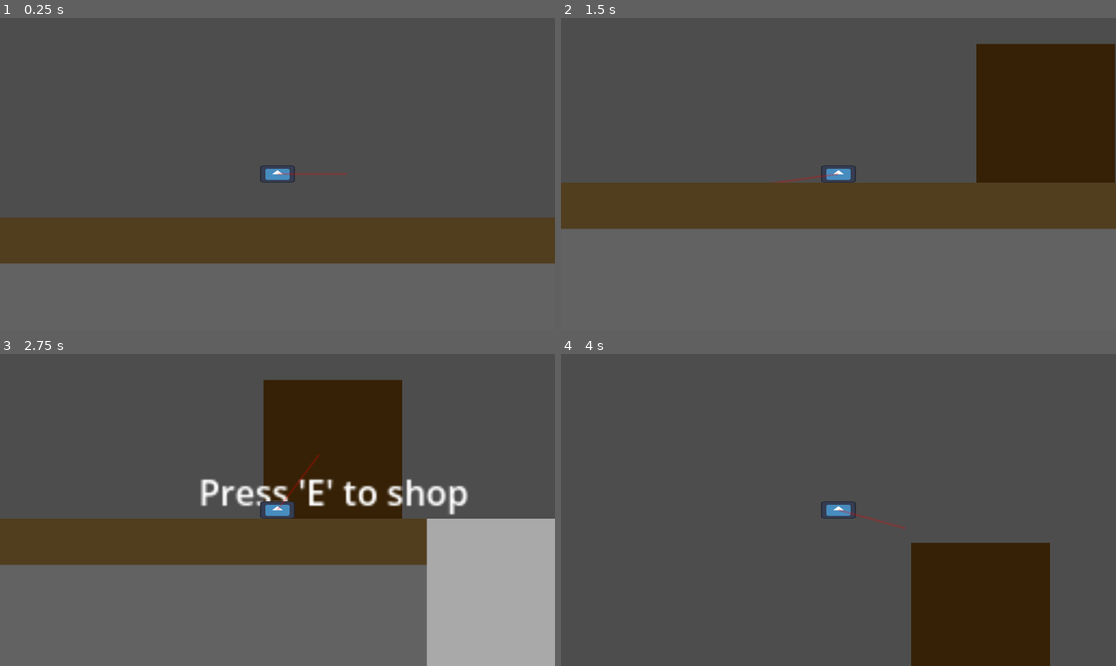
Above: before the commit, frames 1-4 (two rows, left to right).
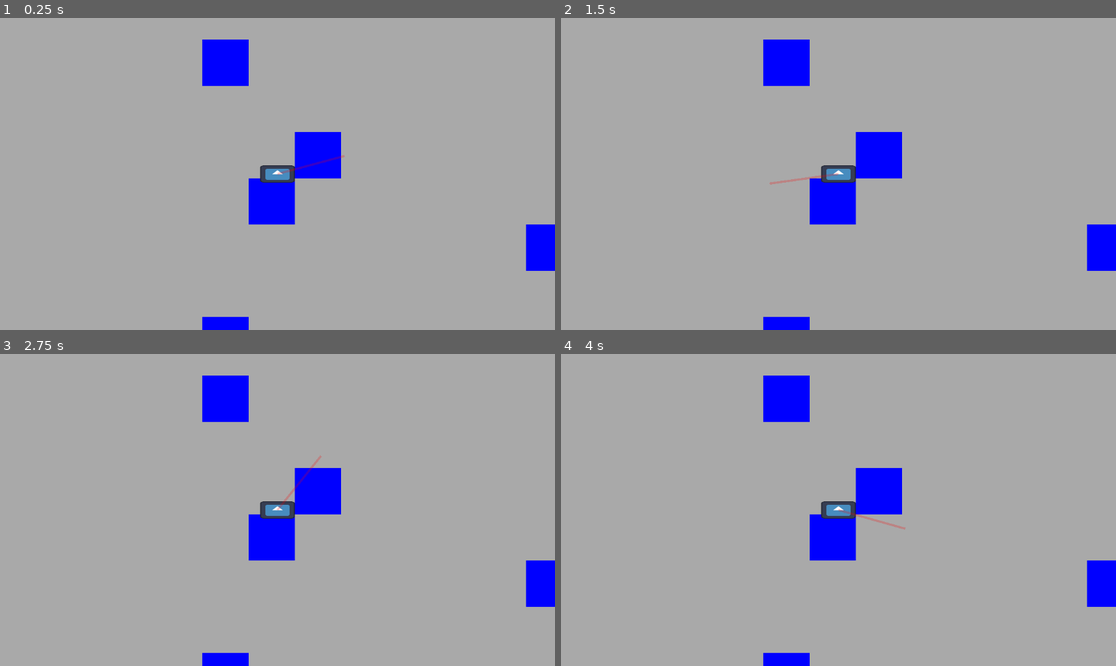
Above: after the commit, the same moments.

Repository: Vryllon/Meow_Miners
Game: Godot game, scene res://Scenes/levels/lobby.tscn
Two runs of this game, one before a commit and one after it. Both use one fixed random seed, a clock stepped at 60 frames per second and the inputs below. The project has no main scene, so this scene is started directly. The engine's default icon, where the game draws it, is replaced by a stand-in: a white triangle on a blue panel in a dark square.
Inputs (mouse positions are in pixels of both pictures, inside the frame that each line leads up to):
- Up to frame 1 (0.25 s): no input
- Up to frame 2 (1.5 s): move the mouse to (960, 158) at 0.52 s; hold Right (move_right) 0.53-1.28 s; hold E (interact) 0.53-1.28 s; move the mouse to (727, 189) at 1.27 s; hold S (move_down) from 1.28 s (still down); click (727, 189) at 1.35 s
- Up to frame 3 (2.75 s): tap Enter at 2 s; move the mouse to (333, 441) at 2.02 s; release S (move_down) at 2.03 s; hold Right (move_right) from 2.03 s (still down); hold E (interact) from 2.03 s (still down)
- Up to frame 4 (4 s): move the mouse to (810, 572) at 2.77 s; release Right (move_right) at 2.78 s; release E (interact) at 2.78 s; hold W (move_up) 2.78-3.53 s; click (810, 572) at 2.85 s; move the mouse to (1005, 556) at 3.52 s; hold A (move_left) from 3.53 s (still down); hold E (interact) from 3.53 s (still down)

The runs differ from the first frame. In frame 1, 100% of the frame differs, in the area x 0-100%, y 0-100%; in frame 2, 100%; in frame 3, 89%; in frame 4, 100%.

Commit message:
Changed Mining Area
Changed the mining area to be a square more fit for top down mining so adjusted borders. Also changed the background to be solid since depth is no longer a factor

Diff:
--- a/meow-miners/Scenes/Areas/Mining/mining_area.tscn
+++ b/meow-miners/Scenes/Areas/Mining/mining_area.tscn
@@ -2,42 +2,26 @@
 
 [ext_resource type="Script" uid="uid://b3qori12yrbks" path="res://Scripts/Areas/Mining/mining_area.gd" id="1_3h3yr"]
 
-[sub_resource type="Gradient" id="Gradient_kkje2"]
-colors = PackedColorArray(0.16666663, 0.5, 0, 1, 0.5, 0, 0.008333206, 1)
+[sub_resource type="Gradient" id="Gradient_nfokm"]
+offsets = PackedFloat32Array(0)
+colors = PackedColorArray(0.2991906, 0.23420873, 0.15614676, 1)
 
-[sub_resource type="GradientTexture2D" id="GradientTexture2D_3h3yr"]
-gradient = SubResource("Gradient_kkje2")
+[sub_resource type="GradientTexture2D" id="GradientTexture2D_0lmff"]
+gradient = SubResource("Gradient_nfokm")
 
-[sub_resource type="Gradient" id="Gradient_3h3yr"]
-colors = PackedColorArray(0.3862508, 0.38625085, 0.38625085, 1, 0.11415807, 0.11415809, 0.11415807, 1)
-
-[sub_resource type="GradientTexture2D" id="GradientTexture2D_nfokm"]
-gradient = SubResource("Gradient_3h3yr")
-
-[sub_resource type="RectangleShape2D" id="RectangleShape2D_3h3yr"]
-size = Vector2(64, 1)
+[sub_resource type="ConcavePolygonShape2D" id="ConcavePolygonShape2D_3h3yr"]
+segments = PackedVector2Array(32, 32, 32, -32, -32, 32, 32, 32, -32, -32, 32, -32, -32, -32, -32, 32)
 
 [node name="Mining_Area" type="Node2D" unique_id=605624765]
 rotation = 1.5707964
 script = ExtResource("1_3h3yr")
 
-[node name="Background" type="Sprite2D" parent="." unique_id=2011243076]
-scale = Vector2(250, 25)
-texture = SubResource("GradientTexture2D_3h3yr")
+[node name="Map" type="StaticBody2D" parent="." unique_id=1738739877]
+scale = Vector2(100, 100)
 
-[node name="Walls" type="Sprite2D" parent="." unique_id=1805839777]
-show_behind_parent = true
-scale = Vector2(250, 250)
-texture = SubResource("GradientTexture2D_nfokm")
+[node name="Background" type="Sprite2D" parent="Map" unique_id=2011243076]
+texture = SubResource("GradientTexture2D_0lmff")
 
-[node name="Left_Wall" type="StaticBody2D" parent="Walls" unique_id=563748987]
-position = Vector2(0, 3.7)
-
-[node name="CollisionShape2D" type="CollisionShape2D" parent="Walls/Left_Wall" unique_id=1403696837]
-shape = SubResource("RectangleShape2D_3h3yr")
-
-[node name="Right_Wall" type="StaticBody2D" parent="Walls" unique_id=178693677]
-position = Vector2(0, -3.7)
-
-[node name="CollisionShape2D" type="CollisionShape2D" parent="Walls/Right_Wall" unique_id=1206025715]
-shape = SubResource("RectangleShape2D_3h3yr")
+[node name="CollisionShape2D" type="CollisionShape2D" parent="Map" unique_id=1744980971]
+shape = SubResource("ConcavePolygonShape2D_3h3yr")
+one_way_collision_margin = 0.0
--- a/meow-miners/Scenes/levels/lobby.tscn
+++ b/meow-miners/Scenes/levels/lobby.tscn
@@ -3,16 +3,6 @@
 [ext_resource type="PackedScene" uid="uid://gtsqfgxfi0sy" path="res://Scenes/Characters/player.tscn" id="1_b7rcr"]
 [ext_resource type="PackedScene" uid="uid://cvhe3r4kwk3ky" path="res://Scenes/Areas/Mining/mining_area.tscn" id="1_fmxxw"]
 [ext_resource type="PackedScene" uid="uid://4lcolas6fsjn" path="res://Scenes/Areas/Shop/shop.tscn" id="3_1dxtr"]
-
-[sub_resource type="RectangleShape2D" id="RectangleShape2D_3ggjv"]
-size = Vector2(64, 64)
-
-[sub_resource type="Gradient" id="Gradient_k2gmi"]
-offsets = PackedFloat32Array(0)
-colors = PackedColorArray(0.32, 0.24394666, 0.121599995, 1)
-
-[sub_resource type="GradientTexture2D" id="GradientTexture2D_lhwll"]
-gradient = SubResource("Gradient_k2gmi")
 
 [node name="Lobby" type="Node2D" unique_id=703698166]
 
@@ -22,19 +12,10 @@
 
 [node name="Mining_Area" parent="." unique_id=605624765 instance=ExtResource("1_fmxxw")]
 show_behind_parent = true
-position = Vector2(1442, 8000)
-
-[node name="Ground" type="StaticBody2D" parent="." unique_id=1873557120]
-position = Vector2(2, 32)
-scale = Vector2(20, 1)
-
-[node name="CollisionShape2D" type="CollisionShape2D" parent="Ground" unique_id=1084857225]
-shape = SubResource("RectangleShape2D_3ggjv")
-
-[node name="Sprite2D" type="Sprite2D" parent="Ground" unique_id=1214904128]
-texture = SubResource("GradientTexture2D_lhwll")
+position = Vector2(-744, 10)
 
 [node name="Shop" parent="." unique_id=2014613424 instance=ExtResource("3_1dxtr")]
+visible = false
 show_behind_parent = true
 top_level = false
 position = Vector2(512, -96)
--- a/meow-miners/Scripts/Areas/Mining/mining_area.gd
+++ b/meow-miners/Scripts/Areas/Mining/mining_area.gd
@@ -14,8 +14,8 @@
 	call_deferred("initialize_mining_map")
 
 func initialize_mining_map() -> void:
-	WIDTH = $Background.scale.y
-	HEIGHT = $Background.scale.x
+	WIDTH = $Map.scale.y
+	HEIGHT = $Map.scale.x
 	print_debug(HEIGHT)
 	mining_map = generate_mining_map(1,HEIGHT)
 	generate_pixels(1, HEIGHT)
@@ -35,7 +35,7 @@
 		level.append(start + i - 1)
 
 		# add the data for each mining pixel at this level
-		for j in $Background.scale.y:
+		for j in $Map.scale.y:
 			level.append(rand_mineral(start + i - 1))
 
 		# add this level to the map
